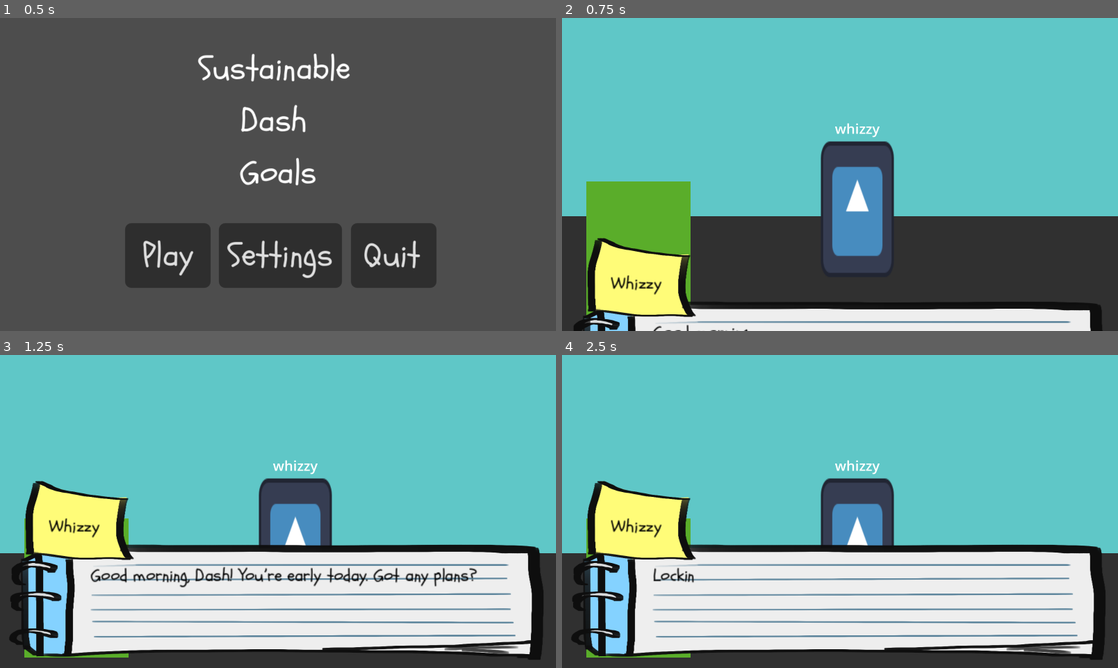
Above: before the commit, frames 1-4 (two rows, left to right).
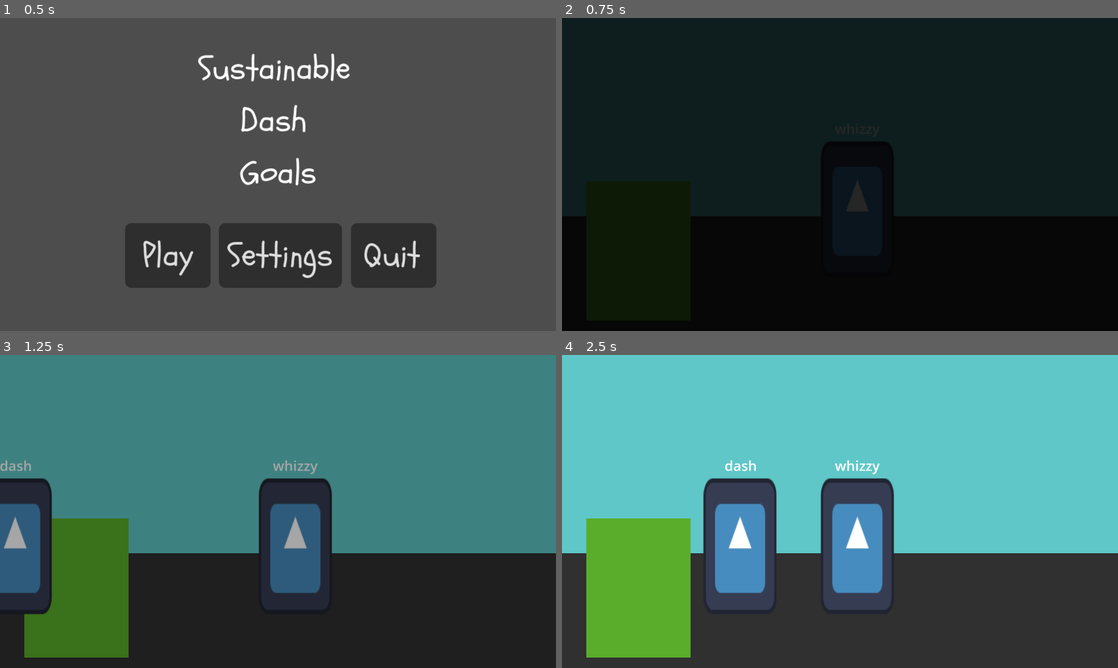
Above: after the commit, the same moments.

Repository: yoistan/Sustainable-Dash-Goals
Game: Godot game, scene res://SCENES/main.tscn
The game is run twice, just before and just after one commit, with the same random seed, the same clock (stepped at 60 frames per second) and the same inputs. The engine's default icon, where the game draws it, is replaced by a stand-in: a white triangle on a blue panel in a dark square.
Inputs:
- Up to frame 1 (0.5 s): no input
- Up to frame 2 (0.75 s): click "Play" at 0.5 s
- Up to frame 3 (1.25 s): no input
- Up to frame 4 (2.5 s): hold D (move_right) from 1.28 s (still down); tap E (interact) at 1.35, 2.1 s

Frame 1 is identical in both runs. In frame 2, 97% of the frame differs, in the area x 0-100%, y 0-100%; in frame 3, 92%; in frame 4, 38%.

Commit message:
fixed introductory scene

Diff:
--- a/SCENES/AREAS/area_1_Outside_Rizal.tscn
+++ b/SCENES/AREAS/area_1_Outside_Rizal.tscn
@@ -1,3 +1,30 @@
-[gd_scene format=3 uid="uid://br81y231rkul"]
+[gd_scene load_steps=7 format=3 uid="uid://br81y231rkul"]
+
+[ext_resource type="PackedScene" uid="uid://c1lbtikfidyi8" path="res://SCENES/BACKGROUNDS/area_1_bg_Outside_Rizal.tscn" id="1_2ox3u"]
+[ext_resource type="AudioStream" uid="uid://df0wbtj3nrg73" path="res://ASSETS/MUSIC/Swing.wav" id="1_6wwgx"]
+[ext_resource type="Script" uid="uid://ca6ovjfutik3x" path="res://SCENES/AREAS/area_1_outside_rizal.gd" id="1_y1pt7"]
+[ext_resource type="PackedScene" uid="uid://drmpfqi10hj1l" path="res://SCENES/CHARACTERS/dash.tscn" id="2_beq6n"]
+[ext_resource type="PackedScene" uid="uid://gtu3ewkewaj3" path="res://SCENES/touch_controls.tscn" id="3_6wwgx"]
+[ext_resource type="PackedScene" uid="uid://b3metr0saq6y5" path="res://SCENES/CUTSCENES/introductory_cutscene.tscn" id="5_y1pt7"]
 
 [node name="Area1OutsideRizal" type="Node2D"]
+script = ExtResource("1_y1pt7")
+
+[node name="BGM" type="AudioStreamPlayer" parent="."]
+stream = ExtResource("1_6wwgx")
+autoplay = true
+
+[node name="InGame" type="Node2D" parent="."]
+
+[node name="TouchControls" parent="InGame" instance=ExtResource("3_6wwgx")]
+
+[node name="Area1BgOutsideRizal" parent="InGame" instance=ExtResource("1_2ox3u")]
+
+[node name="Dash" parent="InGame" instance=ExtResource("2_beq6n")]
+position = Vector2(61, 55)
+scale = Vector2(0.5, 0.5)
+
+[node name="IntroductoryCutscene" parent="." instance=ExtResource("5_y1pt7")]
+
+[connection signal="cutscene_ended" from="IntroductoryCutscene" to="." method="_on_introductory_cutscene_cutscene_ended"]
+[connection signal="cutscene_playing" from="IntroductoryCutscene" to="." method="_on_introductory_cutscene_cutscene_playing"]
--- /dev/null
+++ b/SCENES/AREAS/area_1_outside_rizal.gd
@@ -0,0 +1,12 @@
+extends Node2D
+
+@onready var player_camera = load("res://SCENES/CHARACTERS/player_camera.tscn").instantiate()
+
+func _on_introductory_cutscene_cutscene_playing():
+	$InGame.hide()
+	$InGame/TouchControls.hide()
+
+func _on_introductory_cutscene_cutscene_ended():
+	$InGame.show()
+	$InGame/TouchControls.show()
+	$InGame/Dash.add_child(player_camera)
--- /dev/null
+++ b/SCENES/CHARACTERS/player_camera.tscn
@@ -0,0 +1,6 @@
+[gd_scene format=3 uid="uid://bg50lbycn2xim"]
+
+[node name="Camera2D" type="Camera2D"]
+offset = Vector2(0, -9)
+limit_smoothed = true
+position_smoothing_enabled = true
--- a/SCENES/CHARACTERS/state_machine.gd
+++ /dev/null
@@ -1,39 +0,0 @@
-extends Node
-
-@export var initial_state : State
-
-var current_state : State
-var states : Dictionary = {}
-
-func _ready():
-	for child in get_children():
-		if child is State:
-				states[child.name.to_lower()] = child
-				child.Transitioned.connect(on_child_transition)
-
-	if initial_state:
-		initial_state.Enter()
-		current_state = initial_state
-
-func _process(delta):
-	if current_state:
-		current_state.Update(delta)
-
-func _physics_process(delta):
-	if current_state:
-		current_state.Physics_Update(delta)
-
-func on_child_transition(state, new_state_name):
-	if state!= current_state:
-		return
-
-	var new_state = states.get(new_state_name.to_lower())
-	if !new_state:
-		return
-
-	if current_state:
-		current_state.exit()
-
-	new_state.enter()
-
-	current_state = new_state
--- a/SCENES/CUTSCENES/introductory_cutscene.tscn
+++ b/SCENES/CUTSCENES/introductory_cutscene.tscn
@@ -1,13 +1,41 @@
-[gd_scene load_steps=8 format=3 uid="uid://b3metr0saq6y5"]
+[gd_scene load_steps=10 format=3 uid="uid://b3metr0saq6y5"]
 
 [ext_resource type="PackedScene" uid="uid://c1lbtikfidyi8" path="res://SCENES/BACKGROUNDS/area_1_bg_Outside_Rizal.tscn" id="1_5dxpk"]
+[ext_resource type="Script" uid="uid://cso708d8siu4b" path="res://SCRIPTS/CUTSCENES/introductory_cutscene.gd" id="1_n1ugq"]
 [ext_resource type="PackedScene" uid="uid://drmpfqi10hj1l" path="res://SCENES/CHARACTERS/dash.tscn" id="2_kw1sa"]
 [ext_resource type="PackedScene" uid="uid://dmuduumyiu88m" path="res://SCENES/CHARACTERS/whizzy.tscn" id="3_jlr3y"]
 [ext_resource type="PackedScene" uid="uid://e6bltu3ywpbl" path="res://SCENES/dialogue_box.tscn" id="4_kw1sa"]
 
+[sub_resource type="Animation" id="Animation_kpsns"]
+length = 30.0
+tracks/0/type = "value"
+tracks/0/imported = false
+tracks/0/enabled = true
+tracks/0/path = NodePath("DialogueBox:visible")
+tracks/0/interp = 1
+tracks/0/loop_wrap = true
+tracks/0/keys = {
+"times": PackedFloat32Array(0),
+"transitions": PackedFloat32Array(1),
+"update": 1,
+"values": [false]
+}
+tracks/1/type = "value"
+tracks/1/imported = false
+tracks/1/enabled = true
+tracks/1/path = NodePath("fade:color")
+tracks/1/interp = 1
+tracks/1/loop_wrap = true
+tracks/1/keys = {
+"times": PackedFloat32Array(0),
+"transitions": PackedFloat32Array(1),
+"update": 0,
+"values": [Color(0, 0, 0, 1)]
+}
+
 [sub_resource type="Animation" id="Animation_tohkq"]
 resource_name = "introductory_cutscene"
-length = 30.0
+length = 3.0
 tracks/0/type = "value"
 tracks/0/imported = false
 tracks/0/enabled = true
@@ -20,29 +48,55 @@
 "update": 0,
 "values": [Vector2(-20, 55), Vector2(55, 55)]
 }
+tracks/1/type = "value"
+tracks/1/imported = false
+tracks/1/enabled = true
+tracks/1/path = NodePath("DialogueBox:visible")
+tracks/1/interp = 1
+tracks/1/loop_wrap = true
+tracks/1/keys = {
+"times": PackedFloat32Array(0, 2.4),
+"transitions": PackedFloat32Array(1, 1),
+"update": 1,
+"values": [false, true]
+}
+tracks/2/type = "value"
+tracks/2/imported = false
+tracks/2/enabled = true
+tracks/2/path = NodePath("fade:color")
+tracks/2/interp = 1
+tracks/2/loop_wrap = true
+tracks/2/keys = {
+"times": PackedFloat32Array(0, 1),
+"transitions": PackedFloat32Array(1, 0.5),
+"update": 0,
+"values": [Color(0, 0, 0, 1), Color(0, 0, 0, 0)]
+}
 
-[sub_resource type="Animation" id="Animation_kpsns"]
-length = 0.001
+[sub_resource type="Animation" id="Animation_0apk4"]
+resource_name = "fade_out"
 tracks/0/type = "value"
 tracks/0/imported = false
 tracks/0/enabled = true
-tracks/0/path = NodePath("Characters/Dash:position")
+tracks/0/path = NodePath("fade:color")
 tracks/0/interp = 1
 tracks/0/loop_wrap = true
 tracks/0/keys = {
-"times": PackedFloat32Array(0),
-"transitions": PackedFloat32Array(1),
+"times": PackedFloat32Array(0, 1),
+"transitions": PackedFloat32Array(0.5, 0.5),
 "update": 0,
-"values": [Vector2(-20, 55)]
+"values": [Color(0, 0, 0, 0), Color(0, 0, 0, 1)]
 }
 
 [sub_resource type="AnimationLibrary" id="AnimationLibrary_534bo"]
 _data = {
 &"RESET": SubResource("Animation_kpsns"),
+&"fade_out": SubResource("Animation_0apk4"),
 &"introductory_cutscene": SubResource("Animation_tohkq")
 }
 
 [node name="IntroductoryCutscene" type="Node2D"]
+script = ExtResource("1_n1ugq")
 
 [node name="AnimationPlayer" type="AnimationPlayer" parent="."]
 libraries = {
@@ -63,5 +117,16 @@
 
 [node name="DialogueBox" parent="." instance=ExtResource("4_kw1sa")]
 
+[node name="fade" type="ColorRect" parent="."]
+offset_left = -7.0
+offset_top = -7.0
+offset_right = 167.0
+offset_bottom = 97.0
+color = Color(0, 0, 0, 1)
+
+[connection signal="cutscene_ended" from="." to="." method="_on_cutscene_ended"]
 [connection signal="tree_entered" from="." to="Characters/Dash" method="_on_introductory_cutscene_tree_entered"]
 [connection signal="tree_exited" from="." to="Characters/Dash" method="_on_introductory_cutscene_tree_exited"]
+[connection signal="dialogue_queue_finished" from="DialogueBox" to="." method="_on_dialogue_box_dialogue_queue_finished"]
+[connection signal="visibility_changed" from="DialogueBox" to="." method="_on_dialogue_box_visibility_changed"]
+[connection signal="visibility_changed" from="DialogueBox" to="DialogueBox" method="_on_visibility_changed"]
--- a/SCENES/dialogue_box.tscn
+++ b/SCENES/dialogue_box.tscn
@@ -3,6 +3,21 @@
 [ext_resource type="Script" uid="uid://d074hvflo6gmb" path="res://dialogue_box.gd" id="1_lpvjf"]
 [ext_resource type="StyleBox" uid="uid://crrk65moaup13" path="res://THEMES/dialogue box.tres" id="2_h6h6k"]
 [ext_resource type="Theme" uid="uid://cpgxmotex3pwn" path="res://THEMES/dialogue text theme.tres" id="3_i5fyq"]
+
+[sub_resource type="Animation" id="Animation_h6h6k"]
+length = 0.001
+tracks/0/type = "value"
+tracks/0/imported = false
+tracks/0/enabled = true
+tracks/0/path = NodePath(".:transform")
+tracks/0/interp = 1
+tracks/0/loop_wrap = true
+tracks/0/keys = {
+"times": PackedFloat32Array(0),
+"transitions": PackedFloat32Array(1),
+"update": 0,
+"values": [Transform2D(1, 0, 0, 1, 0, 0)]
+}
 
 [sub_resource type="Animation" id="Animation_lpvjf"]
 resource_name = "dialogue_box_enter"
@@ -17,21 +32,6 @@
 "transitions": PackedFloat32Array(1, 1, 0.153893),
 "update": 0,
 "values": [Transform2D(1, 0, 0, 1, 0, 55.805), Transform2D(1, 0, 0, 1, 0, -1.735), Transform2D(1, 0, 0, 1, 0, 0)]
-}
-
-[sub_resource type="Animation" id="Animation_h6h6k"]
-length = 0.001
-tracks/0/type = "value"
-tracks/0/imported = false
-tracks/0/enabled = true
-tracks/0/path = NodePath(".:transform")
-tracks/0/interp = 1
-tracks/0/loop_wrap = true
-tracks/0/keys = {
-"times": PackedFloat32Array(0),
-"transitions": PackedFloat32Array(1),
-"update": 0,
-"values": [Transform2D(1, 0, 0, 1, 0, 0)]
 }
 
 [sub_resource type="Animation" id="Animation_i5fyq"]
@@ -57,6 +57,7 @@
 }
 
 [node name="DialogueBox" type="CanvasLayer"]
+visible = false
 script = ExtResource("1_lpvjf")
 
 [node name="DialogueBoxAnimation" type="AnimationPlayer" parent="."]
--- /dev/null
+++ b/SCRIPTS/CUTSCENES/introductory_cutscene.gd
@@ -0,0 +1,14 @@
+extends Node2D
+
+@onready var animation = $AnimationPlayer
+signal cutscene_playing
+signal cutscene_ended
+
+func _ready():
+	cutscene_playing.emit()
+	animation.play("introductory_cutscene")
+
+func _on_dialogue_box_dialogue_queue_finished():
+	animation.play("fade_out")
+	cutscene_ended.emit()
+	queue_free()
--- a/SCRIPTS/title_screen.gd
+++ b/SCRIPTS/title_screen.gd
@@ -1,7 +1,7 @@
 extends Node
 
 func _on_play_button_pressed():
-	get_tree().change_scene_to_file("res://SCENES/CUTSCENES/introductory_cutscene.tscn")
+	get_tree().change_scene_to_file("res://SCENES/AREAS/area_1_Outside_Rizal.tscn")
 
 func _on_settings_button_pressed():
 	pass # insert here settings screen scene
--- a/dialogue_box.gd
+++ b/dialogue_box.gd
@@ -1,6 +1,8 @@
 extends CanvasLayer
 
 const CHAR_READ_RATE = 0.3
+
+signal dialogue_queue_finished
 
 # initiate variables
 @onready var textbox_container = $TextBoxContainer
@@ -12,6 +14,7 @@
 
 # list of states
 enum State {
+	WAITING,
 	START,
 	READY,
 	READING,
@@ -21,7 +24,7 @@
 }
 
 # default state
-var current_state = State.START
+var current_state = State.WAITING
 
 # queue of dialogue
 var text_queue = []
@@ -38,6 +41,8 @@
 
 func _process(delta):
 	match current_state:
+		State.WAITING:
+			pass
 		State.START: # if it's the first dialogue, play textbox animation and switch to display the text
 			show_textbox()
 			change_state(State.READY)
@@ -56,6 +61,7 @@
 				change_state(State.READY)
 		State.END: # play the dialogue end animation then switch to the final state
 			hide_textbox()
+			dialogue_queue_finished.emit()
 			change_state(State.STOP)
 		State.STOP:
 			pass
@@ -111,3 +117,7 @@
 	# when there is still dialogue AND it is the start, show the textbox
 	elif !text_queue.is_empty() and current_state == State.START:
 		textbox_container.show()
+
+
+func _on_visibility_changed():
+	change_state(State.START)
Not shown, added: ASSETS/MUSIC/BadabimBadaboop.wav.import
Not shown, added: ASSETS/MUSIC/GoingDown.wav.import
Not shown, added: ASSETS/MUSIC/LofiTrackNo374289121.wav.import
Not shown, added: ASSETS/MUSIC/Midnight_Hour.wav.import
Not shown, added: ASSETS/MUSIC/Swing.wav.import
Not shown, added: ASSETS/MUSIC/wtf is a punk-esque song doing here .wav.import
Not shown, added: SCENES/AREAS/area_1_outside_rizal.gd.uid
Not shown, removed: SCENES/CHARACTERS/state_machine.gd.uid
Not shown, added: SCRIPTS/CUTSCENES/introductory_cutscene.gd.uid
Not shown, added: ASSETS/MUSIC/BadabimBadaboop.wav
Not shown, added: ASSETS/MUSIC/GoingDown.wav
Not shown, added: ASSETS/MUSIC/LofiTrackNo374289121.wav
(and 3 more such lines)
